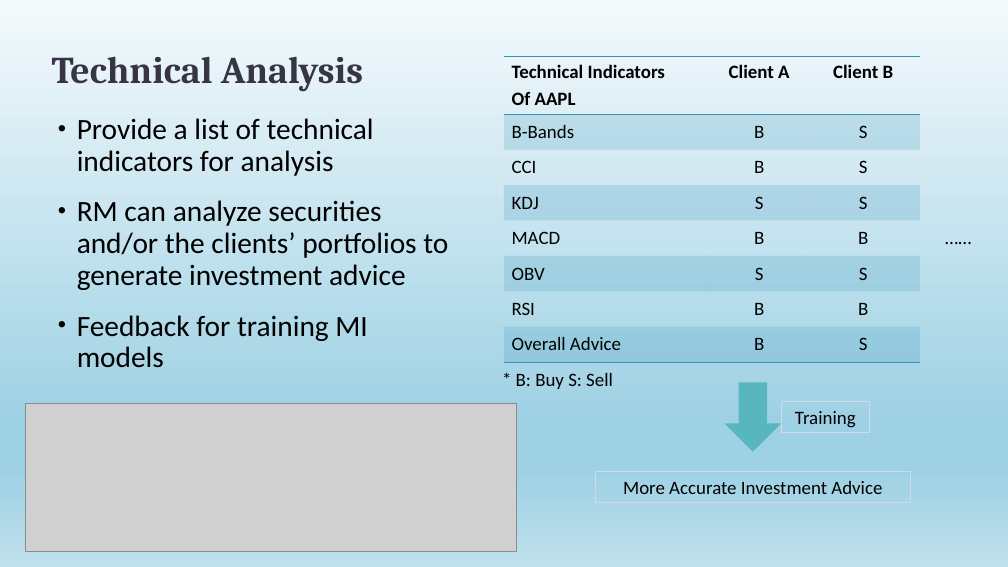
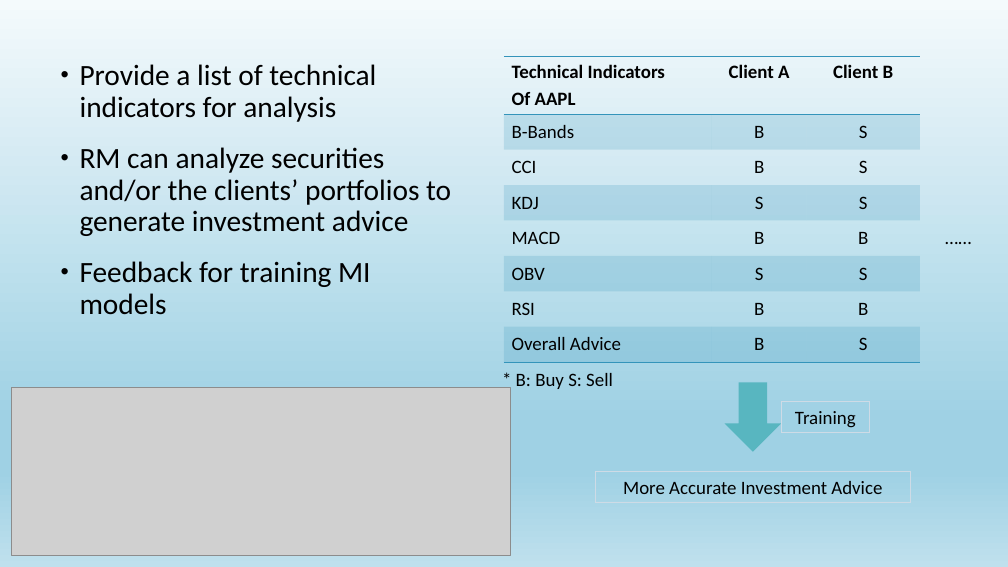
Before and after one commit to JaySiu/Investment-Information-Feed-System, a slide deck: slide 6 of doc/Project Idea Introdution.pptx (slide 5 before the commit). Drawn at 1008x567 pixels with LibreOffice and Linux fonts; fonts in the diff are those of the drawing; grey boxes stand for pictures. Boxes give left, top, right and bottom in pixels: in the first picture for what was removed or moved away, otherwise in the second. Text is boxed around its words. In the diff, an @@ line names an element or a change of style, - is before the commit and + after.

```diff
--- a/doc/Project Idea Introdution.pptx
+++ b/doc/Project Idea Introdution.pptx
@@ title removed at <box>52,56,363,92</box> @@
-Technical Analysis
@@ text "Provide a list of technical ...": place and size @@
-text "Provide a list of technical ..." at <box>77,118,448,368</box>
+text "Provide a list of technical ..." at <box>80,64,451,315</box>
@@ picture: place and size @@
-picture at <box>25,403,516,551</box>
+picture at <box>11,388,510,556</box>
```
Also in this commit, not shown: 2 slides added, 12 other files.
